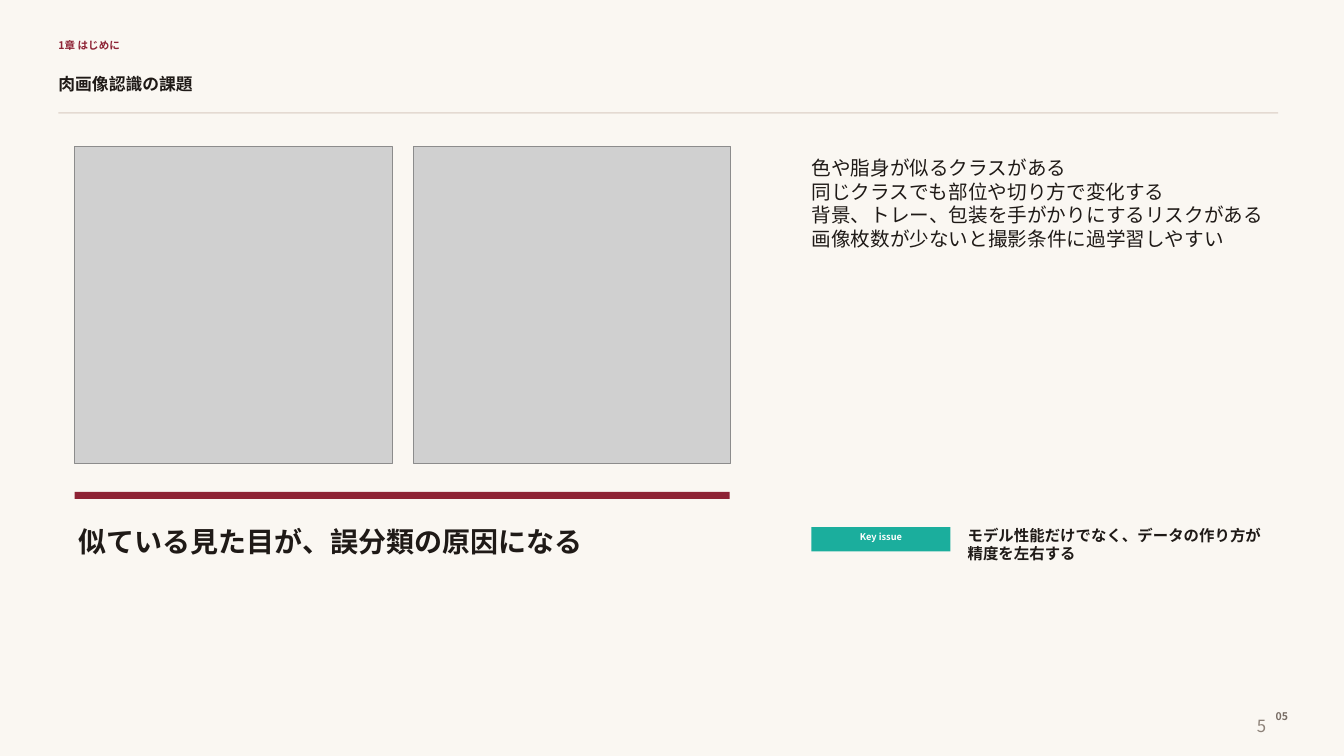
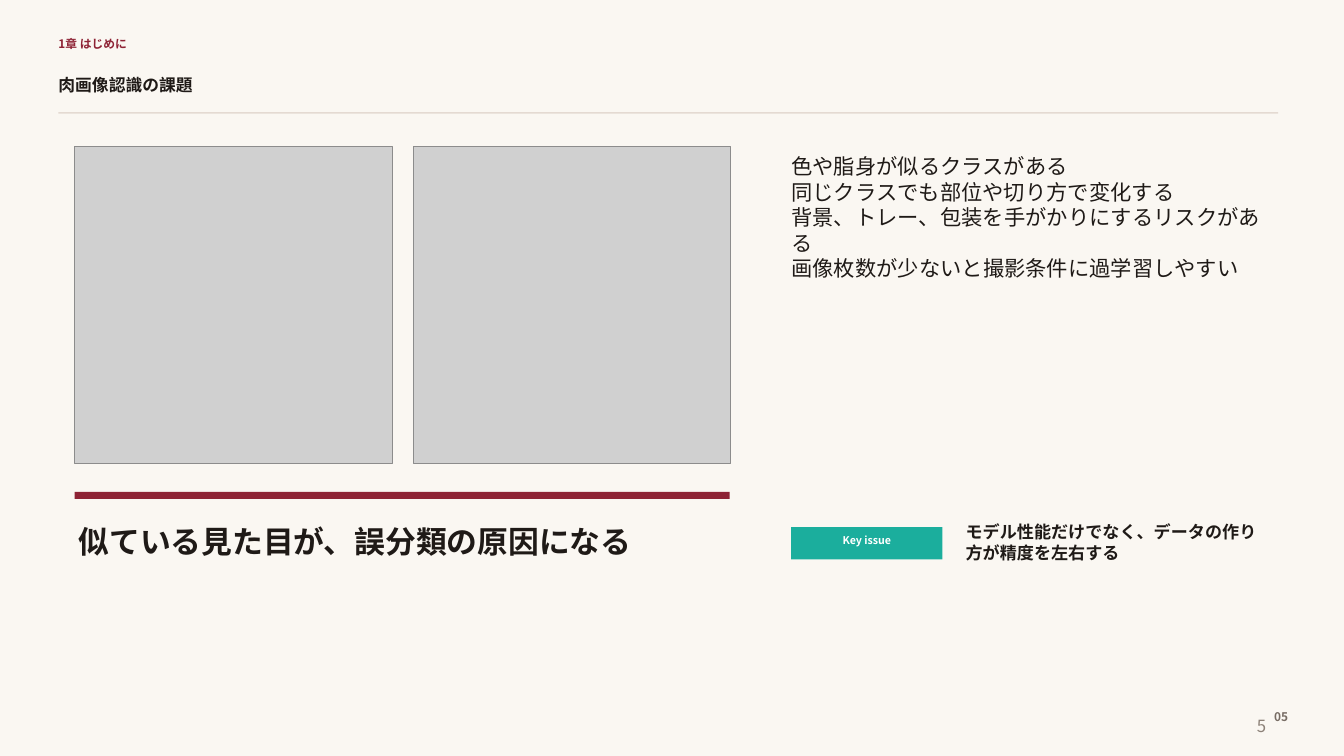
Before and after one commit to moka610/meat-detection-yolo, a slide deck: slide 5 of slides_meat_yolo/meat_yolo_roboflow_presentation.pptx. Drawn at 1344x756 pixels with LibreOffice and Linux fonts; fonts in the diff are those of the drawing; grey boxes stand for pictures. Boxes give left, top, right and bottom in pixels: in the first picture for what was removed or moved away, otherwise in the second. Text is boxed around its words. In the diff, an @@ line names an element or a change of style, - is before the commit and + after.

```diff
--- a/slides_meat_yolo/meat_yolo_roboflow_presentation.pptx
+++ b/slides_meat_yolo/meat_yolo_roboflow_presentation.pptx
@@ text "1章 はじめに" at box(58, 38, 127, 49): size 7.5 to 8.4 pt @@
@@ text "色や脂身が似るクラスがある": place and size @@
-text "色や脂身が似るクラスがある" at box(812, 158, 1264, 248)
+text "色や脂身が似るクラスがある" at box(791, 156, 1260, 278)
@@ text "色や脂身が似るクラスがある" at box(791, 156, 1260, 278): size 14 to 15.2 pt @@
@@ text "似ている見た目が、誤分類の原因になる" at box(79, 526, 632, 556): size 20 to 22 pt @@
@@ rectangle: place and size @@
-rectangle at box(812, 527, 951, 552)
+rectangle at box(791, 527, 943, 560)
@@ text "Key issue": place and size @@
-text "Key issue" at box(860, 532, 902, 542)
+text "Key issue" at box(843, 535, 891, 547)
@@ text "Key issue" at box(843, 535, 891, 547): size 6.6 to 7.6 pt @@
@@ text "モデル性能だけでなく、データの作り方が精度を左右する" at box(966, 523, 1257, 561): size 11 to 12.2 pt @@
@@ text "05" at box(1274, 712, 1288, 721): size 7.5 to 8.5 pt @@
```
Also in this commit, not shown: 13 other slides changed, 1 other file.
